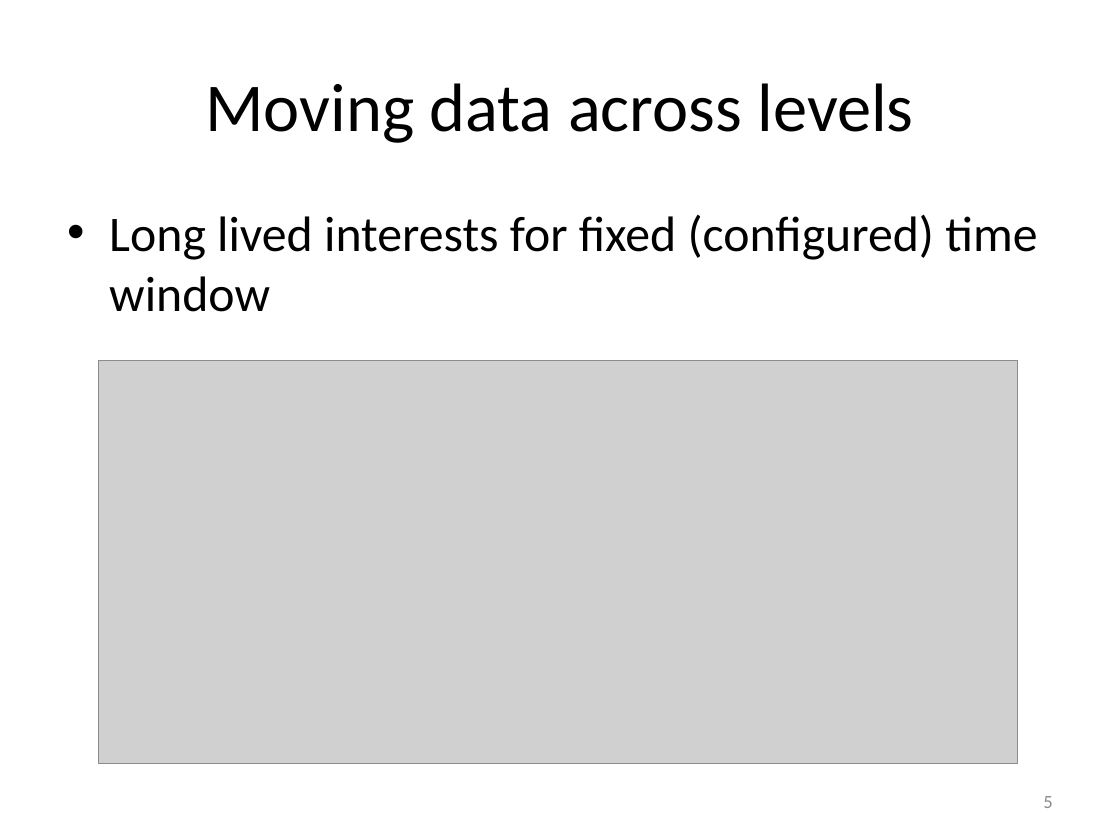
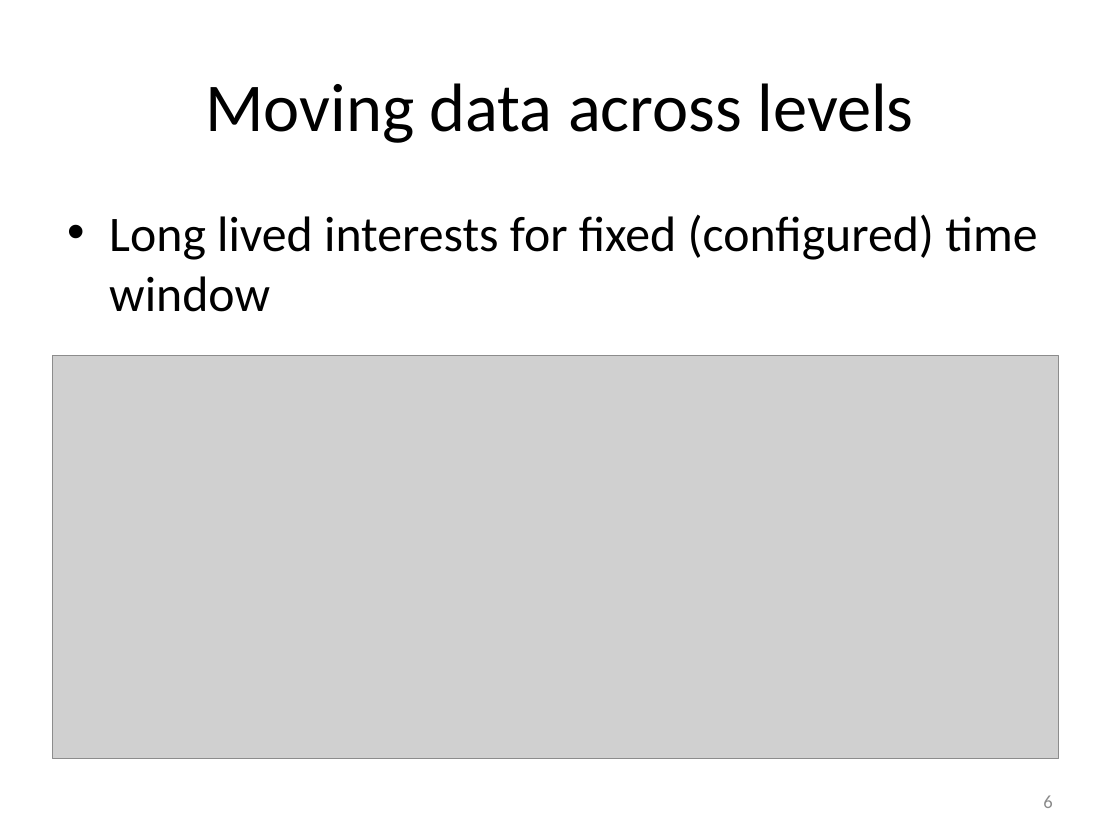
Before and after one commit to HHHlaing/bms-node, a slide deck: slide 6 of bms-poster-presentations/presentations/bms-application-design.pptx (slide 5 before the commit). Drawn at 1120x840 pixels with LibreOffice and Linux fonts; fonts in the diff are those of the drawing; grey boxes stand for pictures. Boxes give left, top, right and bottom in pixels: in the first picture for what was removed or moved away, otherwise in the second. Text is boxed around its words. In the diff, an @@ line names an element or a change of style, - is before the commit and + after.

```diff
--- a/bms-poster-presentations/presentations/bms-application-design.pptx
+++ b/bms-poster-presentations/presentations/bms-application-design.pptx
@@ picture: place and size @@
-picture at [99,361,1018,764]
+picture at [53,356,1060,759]
@@ page number at [1043,795,1052,808]: text changed @@
-5
+6
```
Also in this commit, not shown: 8 other slides changed, 3 slides added, 6 other files.
